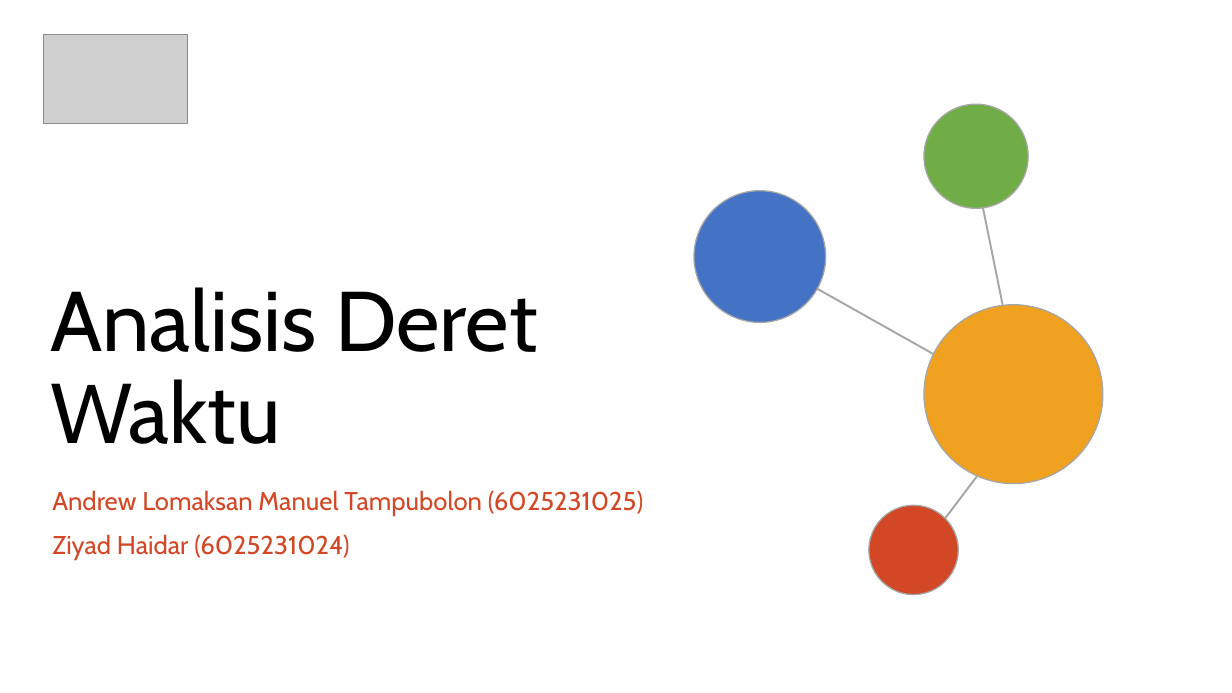
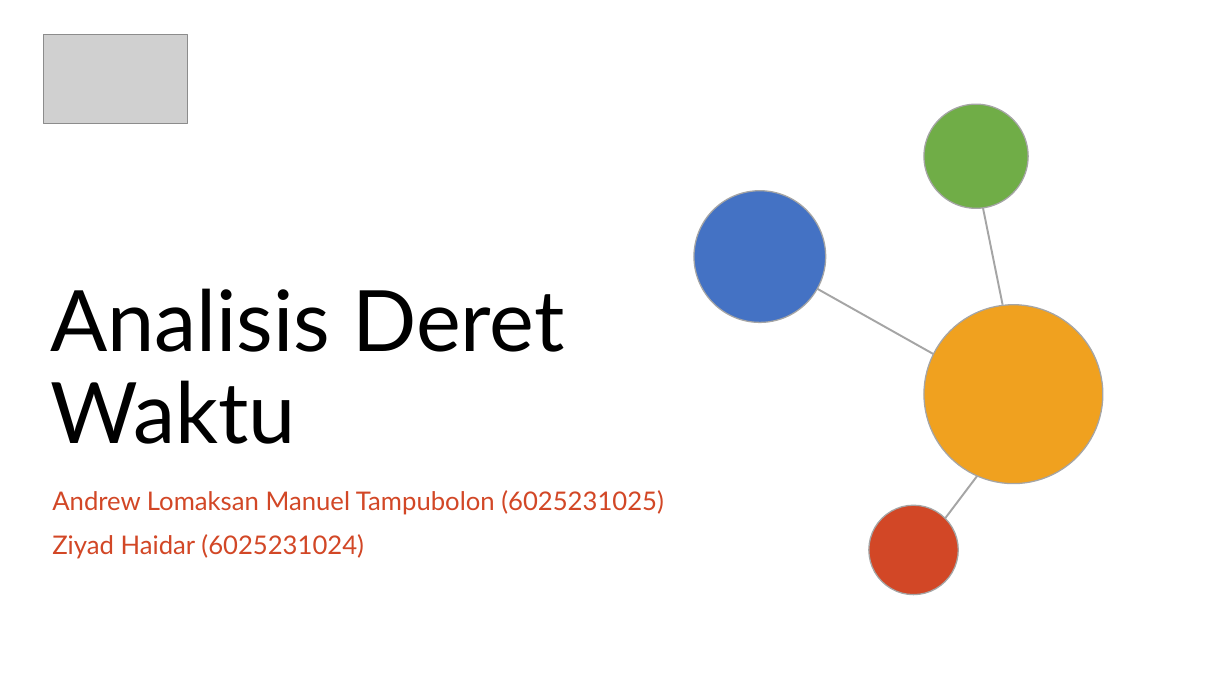
Before and after one commit to andrewmanuelt/arima, a slide deck: slide 1 of Presentasi.pptx. Drawn at 1232x693 pixels with LibreOffice and Linux fonts; fonts in the diff are those of the drawing; grey boxes stand for pictures; background and template pictures are left out. Boxes give left, top, right and bottom in pixels: in the first picture for what was removed or moved away, otherwise in the second. Text is boxed around its words. In the diff, an @@ line names an element or a change of style, - is before the commit and + after.

```diff
--- a/Presentasi.pptx
+++ b/Presentasi.pptx
@@ title "Analisis Deret Waktu" at (50,288,564,444): font Cabin to Lato @@
@@ subtitle "Andrew Lomaksan Manuel Tampubolon (6025231025)" at (52,490,664,559): font Cabin to Lato; less space between paragraphs @@
```
Also in this commit, not shown: 12 other slides changed, 5 slides added, 2 slides removed.
